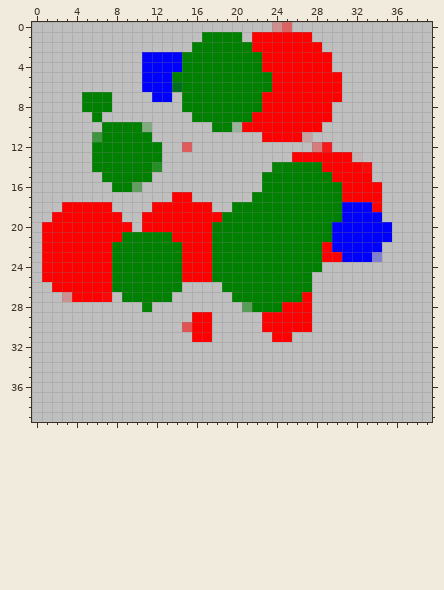
Edited in one commit: pixel-art sprite (results/input.png). The first picture shows the starting point.
The file is 40x40 pixels. Colours within 5 levels of each other are drawn and written as one.
The result:
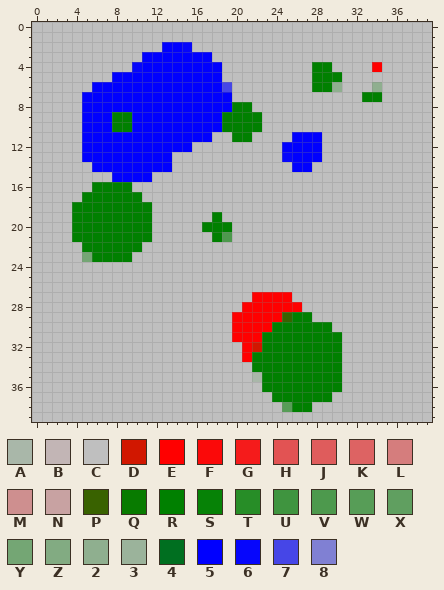
Palette (. is transparent): A #a9b7a9  B #c2b5b5  C #bfbfbf  D #d11700  E #ff0000  F #fb0909  G #f51b1b  H #e25353  J #df5c5c  K #dd6363  L #d57d7d  M #ce8f8f  N #c8a2a2  P #396200  Q #087b00  R #008000  S #068206  T #278d27  U #3f943f  V #4d994d  W #579d57  X #609f60  Y #74a674  Z #82ab82  2 #8faf8f  3 #9bb39b  4 #006f20  5 #0000ff  6 #0606fc  7 #4646e7  8 #8080d3
Difference:
Changed rows in their new state; - is an unchanged pixel.
first column x 1:
 0 -----------------------CC----------
 1 ----------------CCCC-CCCCCC--------
 2 ------------556CCCCCCCCCCCCC-------
 3 --------------555CCCCCCCCCCCC------
 4 ---------6----5555CCCCCCCCCRR----E-
 5 -------555---55555CCCCCCCCCRRR-----
 6 -----55555---555557CCCCCCCCRR2---2-
 7 ----5555555--555555CCCCCCCCCCC--RR-
 8 ----555555555555555--CCCCCCCC------
 9 ----555RR555555555---RCCCCCCC------
10 ----555--555555555-RRRCCCCCC-------
11 ----5555555555555--RR-CCC555-------
12 ----55555555555---------5555C------
13 ----555555555-----------6555CCCC---
14 -----55555555----------CC55CCCCCC--
15 ------C5555-----------CCCCCCCCCCC--
16 -----RR--C------------CCCCCCCCCCCC-
17 ----RRRRRR---CC------CCCCCCCCCCCCC-
18 --CRRRRRRRRCCCCCC--CCCCCCCCCCCCCCC-
19 -CCRRRRRRRRCCCCCCRCCCCCCCCCCCCCCCC-
20 CCCRRRRRRRRCCCCCRR-CCCCCCCCCCCCCCCC
21 CCCRRRRR---CCCCCC-VCCCCCCCCCCCCCCCC
22 CCCCRRR---CCCCCCCCCCCCCCCCCCCCCCCC-
23 CCCCYRR--CCCCCCCCCCCCCCCCCCCCCCCCC-
24 CCCCCCCCCCCCCCCCCCCCCCCCCCCC-------
25 CCCCCCCCCCCCCCCCCCCCCCCCCCC--------
26 -CCCCCCCCCCCCC----CCCCCCCCC--------
27 --CCCCC-CCCCC------CCEEEECC--------
28 ----------C---------EEEE--C--------
29 ---------------CC--EEE--PRR--------
30 --------------CCC--EEE-RRRRRR------
31 ---------------CC--EEERRRRRRRR-----
32 --------------------EDRRRRRRRR-----
33 --------------------ERRRRRRRRR-----
34 ---------------------RRRRRRRRR-----
35 ---------------------ARRRRRRRR-----
36 ----------------------RRRRRRRR-----
37 -----------------------RRRRRR------
38 ------------------------WRR--------
Boxes around the changes in both pictures, in picture pixels (x1, y1, x2, y2):
changed: (42, 22, 392, 412)
